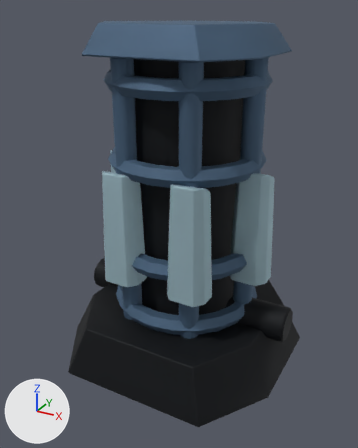
A saved change to the Blender file art/first-visual-slice/Hero_Reactor.blend.
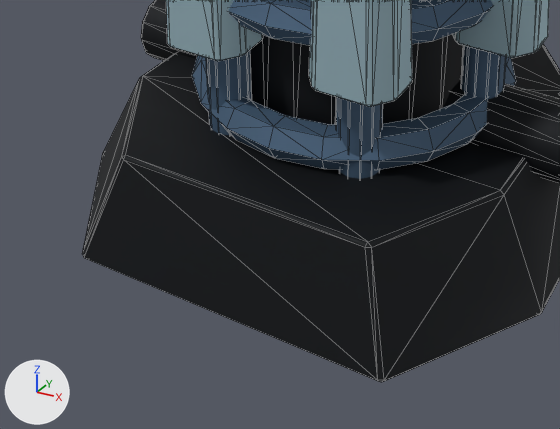
Each version is shown whole from a 50 mm camera at (2.35, -4.45, 3.68) aimed at (-0.02, -0.14, 1.52), then close up on the part from 9% to 77% of the width and 58% to 100% of the height. The axes (+X, +Y, +Z) are drawn at lower left. The lights are the same throughout. The first two pictures are the older version. The close-ups show mesh edges as thin lines.

Before the edit, the objects in view are built like this:
```python
me_reactor_octagonal_foundation = bpy.data.meshes.new('Reactor octagonal foundation')
me_reactor_octagonal_foundation.from_pydata(...)  # 1384 vertices, 2696 faces; spans x -1.24..1.24, y -1.25..1.25, z 0.0..3.55
me_reactor_octagonal_foundation.materials.append(mat_slice_industrialatlas)
ob_hero_reactor = bpy.data.objects.new('Hero_Reactor', me_reactor_octagonal_foundation)
ob_hero_reactor.location = (0.0, 0.0, 0.0)
```
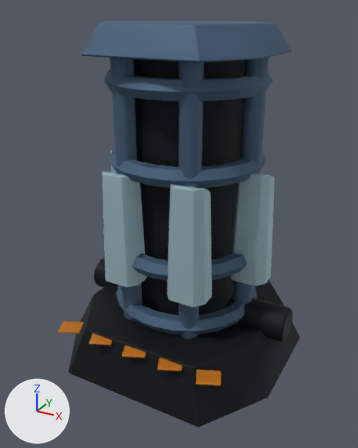
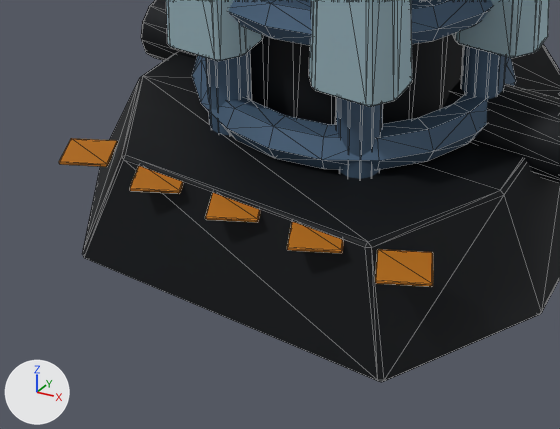
The change, as a list of edits to the scene's bpy script:
```text
Change me_reactor_octagonal_foundation:
    used by ob_hero_reactor; location = (0.0, 0.0, 0.0)
    remove me_reactor_octagonal_foundation.from_pydata(...)  # 1384 vertices, 2696 faces; spans x -1.24..1.24, y -1.25..1.25, z 0.0..3.55
    add me_reactor_octagonal_foundation.from_pydata(...)  # 1504 vertices, 2916 faces; spans x -1.24..1.24, y -1.25..1.25, z 0.0..3.55
    me_reactor_octagonal_foundation part 1: a new loose piece of 24 vertices spanning x -0.96..-0.68, y -1.23..-0.97, z 0.5..0.52, in mat_slice_industrialatlas
    me_reactor_octagonal_foundation part 2: a new loose piece of 24 vertices spanning x -0.55..-0.27, y -1.23..-0.97, z 0.5..0.52, in mat_slice_industrialatlas
    me_reactor_octagonal_foundation part 3: a new loose piece of 24 vertices spanning x -0.14..0.14, y -1.23..-0.97, z 0.5..0.52, in mat_slice_industrialatlas
    me_reactor_octagonal_foundation part 4: a new loose piece of 24 vertices spanning x 0.27..0.55, y -1.23..-0.97, z 0.5..0.52, in mat_slice_industrialatlas
    me_reactor_octagonal_foundation part 5: a new loose piece of 24 vertices spanning x 0.68..0.96, y -1.23..-0.97, z 0.5..0.52, in mat_slice_industrialatlas
```

Pixel boxes [x1, y1, x2, y2] of what changed, in the close-ups (560 x 429 px):
'Hero_Reactor', reshaped
    before: [82, 0, 560, 382]
    after: [59, 0, 560, 382]
part 1 of me_reactor_octagonal_foundation, added (brown)
    after: [59, 138, 118, 167]
part 2 of me_reactor_octagonal_foundation, added (brown)
    after: [130, 166, 183, 194]
part 3 of me_reactor_octagonal_foundation, added (brown)
    after: [205, 193, 260, 222]
part 4 of me_reactor_octagonal_foundation, added (brown)
    after: [287, 222, 343, 253]
part 5 of me_reactor_octagonal_foundation, added (brown)
    after: [375, 249, 433, 287]
